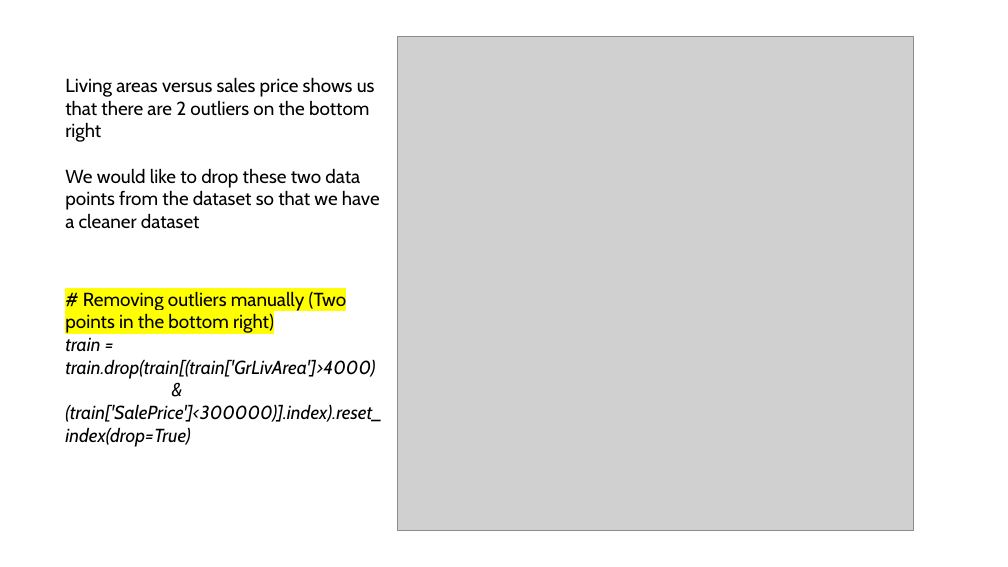
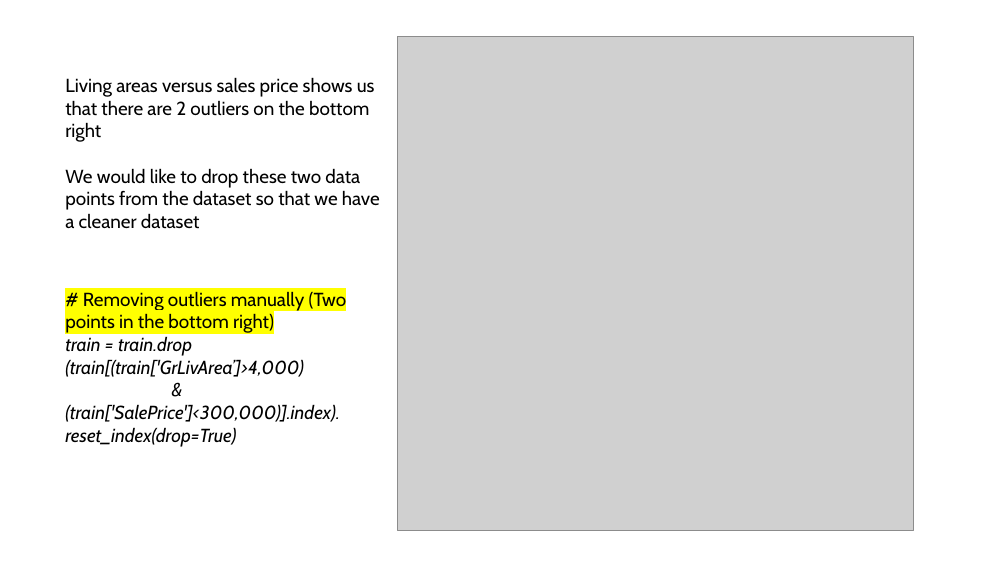
Before and after one commit to AnsarMuhammadAt10Pearls/Intro_To_AI_Course, a slide deck: slide 9 of _week4_Kaggle Dataset-predicting house prices.pptx (slide 8 before the commit). Drawn at 1008x567 pixels with LibreOffice and Linux fonts; fonts in the diff are those of the drawing; grey boxes stand for pictures. Boxes give left, top, right and bottom in pixels: in the first picture for what was removed or moved away, otherwise in the second. Text is boxed around its words. In the diff, an @@ line names an element or a change of style, - is before the commit and + after.

```diff
--- a/_week4_Kaggle Dataset-predicting house prices.pptx
+++ b/_week4_Kaggle Dataset-predicting house prices.pptx
@@ text at (65, 336, 340, 447): text changed @@
-train = train.drop(train[(train['GrLivArea']>4000)
-& (train['SalePrice']<300000)].index).reset_index(drop=True)
+train = train.drop
+(train[(train['GrLivArea’]>4,000)
+& (train['SalePrice']<300,000)].index).
+reset_index(drop=True)
```
Also in this commit, not shown: 8 other slides changed, 3 slides added, 2 slides removed.
